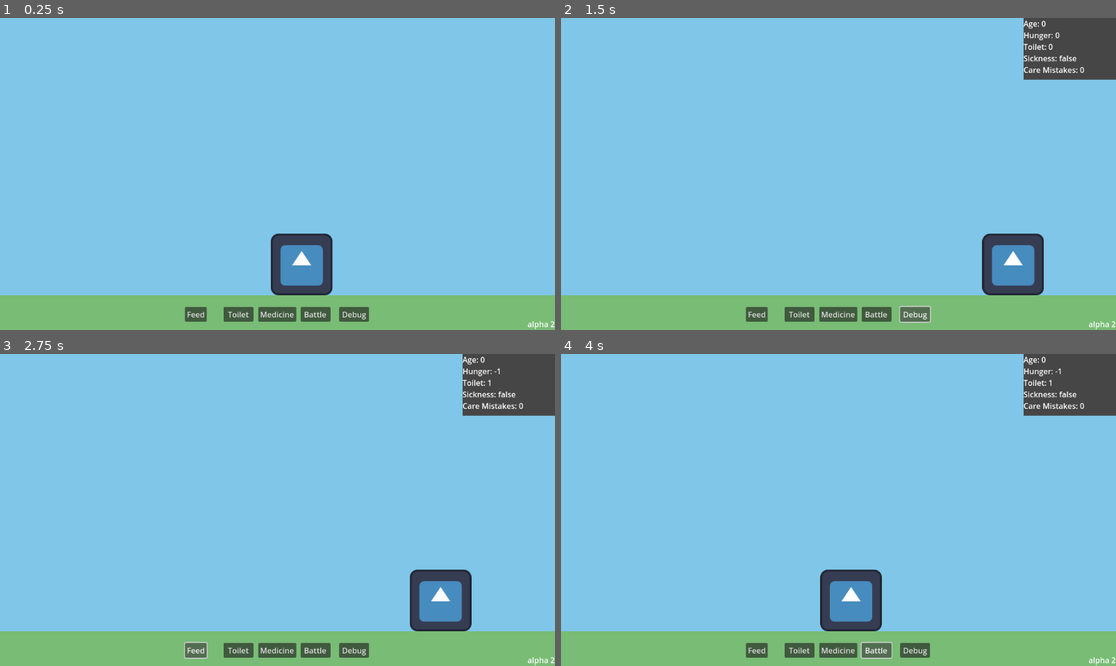
Above: before the commit, frames 1-4 (two rows, left to right).
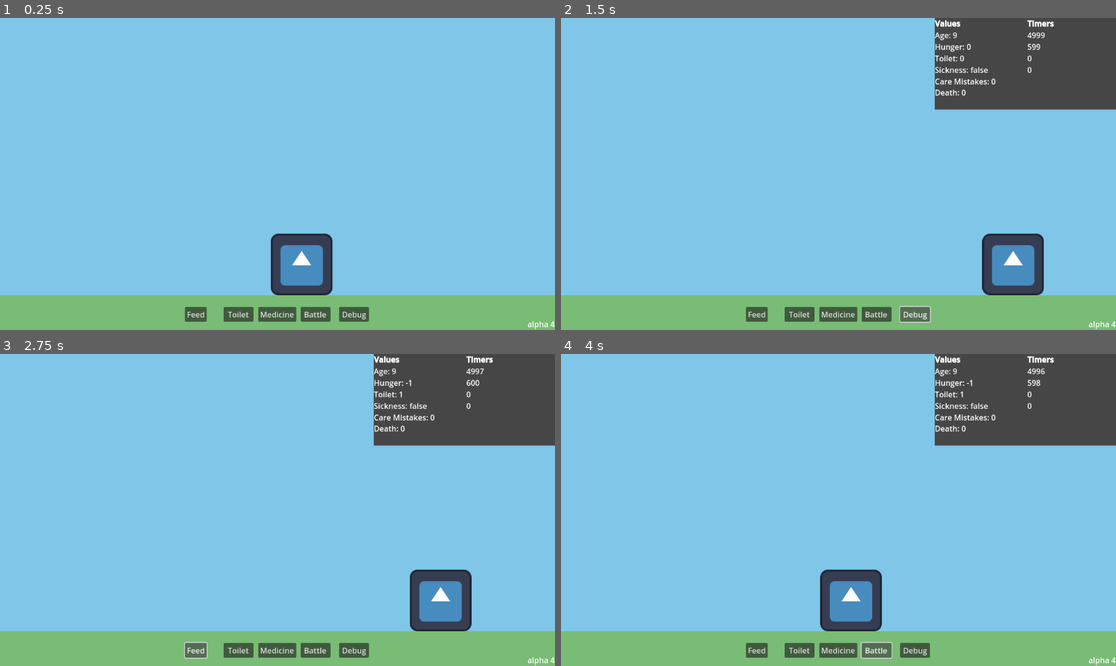
Above: after the commit, the same moments.

Repository: Adwardbear/Monster-Carer
Game: Godot game, scene res://Scenes/home.tscn
The game is run twice, just before and just after one commit, with the same random seed, the same clock (stepped at 60 frames per second) and the same inputs. The engine's default icon, where the game draws it, is replaced by a stand-in: a white triangle on a blue panel in a dark square.
Inputs:
- Up to frame 1 (0.25 s): no input
- Up to frame 2 (1.5 s): click "Toilet" at 0.5 s; click "Debug" at 1.25 s
- Up to frame 3 (2.75 s): click "Feed" at 2 s
- Up to frame 4 (4 s): click "Medicine" at 2.75 s; click "Battle" at 3.5 s

The runs differ from the first frame. In frame 1, less than 0.1% of the frame differs, in the area x 99-100%, y 97-100%; in frame 2, 6.8%, in the area x 67-100%, y 0-100%; in frame 3, 6.8%; in frame 4, 6.8%.

Commit message:
alpha 4
+death system
+added timers to debug

Diff:
--- a/Scenes/debug.tscn
+++ b/Scenes/debug.tscn
@@ -5,57 +5,152 @@
 [node name="Debug" type="Control"]
 layout_mode = 3
 anchors_preset = 0
-offset_right = 192.0
-offset_bottom = 128.0
+offset_right = 360.0
+offset_bottom = 288.0
 script = ExtResource("1_1uwqr")
 
 [node name="BG" type="ColorRect" parent="."]
 layout_mode = 1
 anchors_preset = -1
-anchor_bottom = 0.25
-offset_right = 192.0
-offset_bottom = 96.0
+offset_right = 379.0
+offset_bottom = 190.22223
 color = Color(0.27387273, 0.27387273, 0.27387273, 1)
 metadata/_edit_use_anchors_ = true
 
-[node name="Age" type="RichTextLabel" parent="."]
-layout_mode = 0
+[node name="Values" type="RichTextLabel" parent="."]
+layout_mode = 1
+anchors_preset = -1
 offset_right = 192.0
-offset_bottom = 24.0
+offset_bottom = 173.33333
+bbcode_enabled = true
+text = "[b]Values"
+metadata/_edit_use_anchors_ = true
+
+[node name="Age" type="RichTextLabel" parent="Values"]
+unique_name_in_owner = true
+layout_mode = 1
+anchors_preset = -1
+anchor_top = 0.0058555603
+anchor_bottom = 0.0058555603
+offset_top = 22.758621
+offset_right = 106.0
+offset_bottom = 46.758617
 text = "Age: 0"
 metadata/_edit_use_anchors_ = true
 
-[node name="Hunger" type="RichTextLabel" parent="."]
-layout_mode = 0
-offset_top = 24.0
-offset_right = 192.0
-offset_bottom = 48.0
+[node name="Hunger" type="RichTextLabel" parent="Values"]
+unique_name_in_owner = true
+layout_mode = 1
+anchors_preset = -1
+anchor_top = 0.0058555603
+anchor_bottom = 0.0058555603
+offset_top = 46.75862
+offset_right = 96.0
+offset_bottom = 70.75863
 text = "Hunger: 0"
 metadata/_edit_use_anchors_ = true
 
-[node name="Toilet" type="RichTextLabel" parent="."]
-layout_mode = 0
-offset_top = 48.0
-offset_right = 192.0
-offset_bottom = 72.0
+[node name="Toilet" type="RichTextLabel" parent="Values"]
+unique_name_in_owner = true
+layout_mode = 1
+anchors_preset = -1
+anchor_top = 0.0058555603
+anchor_bottom = 0.0058555603
+offset_top = 70.75862
+offset_right = 96.0
+offset_bottom = 94.75862
 text = "Toilet: 0"
 metadata/_edit_use_anchors_ = true
 
-[node name="Sick" type="RichTextLabel" parent="."]
-layout_mode = 0
-offset_top = 72.0
-offset_right = 192.0
-offset_bottom = 96.0
+[node name="Sick" type="RichTextLabel" parent="Values"]
+unique_name_in_owner = true
+layout_mode = 1
+anchors_preset = -1
+anchor_top = 0.0058555603
+anchor_bottom = 0.0058555603
+offset_top = 94.75862
+offset_right = 112.0
+offset_bottom = 118.75862
 text = "Sickness: 0"
 metadata/_edit_use_anchors_ = true
 
-[node name="CareMistakes" type="RichTextLabel" parent="."]
+[node name="CareMistakes" type="RichTextLabel" parent="Values"]
+unique_name_in_owner = true
 layout_mode = 1
 anchors_preset = -1
-anchor_top = 0.1875
-anchor_bottom = 0.1875
-offset_top = 72.0
-offset_right = 192.0
-offset_bottom = 96.0
+anchor_top = 0.011711121
+anchor_bottom = 0.011711121
+offset_top = 117.51724
+offset_right = 152.0
+offset_bottom = 141.51726
 text = "Care Mistakes: 0"
 metadata/_edit_use_anchors_ = true
+
+[node name="Death" type="RichTextLabel" parent="Values"]
+unique_name_in_owner = true
+layout_mode = 1
+anchors_preset = -1
+anchor_top = 0.01756668
+anchor_bottom = 0.01756668
+offset_top = 140.27586
+offset_right = 136.0
+offset_bottom = 164.27586
+text = "Death: 0"
+metadata/_edit_use_anchors_ = true
+
+[node name="Timers" type="RichTextLabel" parent="."]
+layout_mode = 1
+anchors_preset = -1
+anchor_left = 0.53333336
+anchor_right = 0.53333336
+offset_right = 192.0
+offset_bottom = 173.33333
+bbcode_enabled = true
+text = "[b]Timers"
+metadata/_edit_use_anchors_ = true
+
+[node name="Age" type="RichTextLabel" parent="Timers"]
+layout_mode = 1
+anchors_preset = -1
+anchor_top = 0.006206894
+anchor_bottom = 0.006206894
+offset_top = 22.758621
+offset_right = 192.0
+offset_bottom = 46.75862
+text = "Age: 0"
+metadata/_edit_use_anchors_ = true
+
+[node name="Hunger" type="RichTextLabel" parent="Timers"]
+layout_mode = 1
+anchors_preset = -1
+anchor_top = 0.006206894
+anchor_bottom = 0.006206894
+offset_top = 46.75862
+offset_right = 192.0
+offset_bottom = 70.75862
+text = "Hunger: 0"
+metadata/_edit_use_anchors_ = true
+
+[node name="Toilet" type="RichTextLabel" parent="Timers"]
+layout_mode = 1
+anchors_preset = -1
+anchor_top = 0.006206894
+anchor_bottom = 0.006206894
+offset_top = 70.75862
+offset_right = 192.0
+offset_bottom = 94.75862
+text = "Toilet: 0"
+metadata/_edit_use_anchors_ = true
+
+[node name="Sick" type="RichTextLabel" parent="Timers"]
+layout_mode = 1
+anchors_preset = -1
+anchor_top = 0.006206894
+anchor_bottom = 0.006206894
+offset_top = 94.75862
+offset_right = 192.0
+offset_bottom = 118.75862
+text = "Sickness: 0"
+metadata/_edit_use_anchors_ = true
+
+[node name="DebugTimer" type="Timer" parent="."]
--- a/Scenes/home.tscn
+++ b/Scenes/home.tscn
@@ -20,7 +20,7 @@
 offset_top = 624.0
 offset_right = 1152.0
 offset_bottom = 648.0
-text = "alpha 2"
+text = "alpha 4"
 horizontal_alignment = 2
 
 [node name="UI" parent="." instance=ExtResource("3_o1ld7")]
@@ -30,12 +30,13 @@
 offset_right = 384.0
 offset_bottom = 600.0
 
+[node name="Game Systems" parent="." instance=ExtResource("6_lxycn")]
+unique_name_in_owner = true
+position = Vector2(576, 416)
+
 [node name="Debug" parent="." instance=ExtResource("4_2ayvv")]
 unique_name_in_owner = true
 visible = false
-offset_left = 960.0
-offset_right = 960.0
-
-[node name="Game Systems" parent="." instance=ExtResource("6_lxycn")]
-unique_name_in_owner = true
-position = Vector2(576, 416)
+offset_left = 776.0
+offset_right = 1136.0
+offset_bottom = 190.0
--- a/Scripts/debug.gd
+++ b/Scripts/debug.gd
@@ -1,13 +1,22 @@
 extends Control
+
+var isDebug: bool = false
 
 func _ready() -> void:
 	print("Debug loading...")
+	$DebugTimer.start()
 	%"Game Systems".uiUpdate.connect(_update)
+	$DebugTimer.connect("timeout", _update)
 	print("Debug loaded.")
 
 func _update():
-	$Age.text = "Age: " + str(%"Game Systems".age)
-	$Hunger.text = "Hunger: " + str(%"Game Systems".hunger)
-	$Toilet.text = "Toilet: " + str(%"Game Systems".toilet)
-	$Sick.text = "Sickness: " + str(%"Game Systems".isSick)
-	$CareMistakes.text = "Care Mistakes: " + str(%"Game Systems".careMistakes)
+	%Age.text = "Age: " + str(%"Game Systems".age)
+	%Hunger.text = "Hunger: " + str(%"Game Systems".hunger)
+	%Toilet.text = "Toilet: " + str(%"Game Systems".toilet)
+	%Sick.text = "Sickness: " + str(%"Game Systems".isSick)
+	%CareMistakes.text = "Care Mistakes: " + str(%"Game Systems".careMistakes)
+
+	$Timers/Age.text = str(int(%"Game Systems"/AgeTimer.time_left))
+	$Timers/Hunger.text = str(int(%"Game Systems"/HungerTimer.time_left))
+	$Timers/Toilet.text = str(int(%"Game Systems"/ToiletTimer.time_left))
+	$Timers/Sick.text = str(int(%"Game Systems"/SickTimer.time_left))
--- a/Scripts/game_systems.gd
+++ b/Scripts/game_systems.gd
@@ -1,10 +1,11 @@
 extends Node2D
 
-var age: int = 0
+var age: int = 9
 var hunger: int = 0 #3 max
 var toilet: int = 0 #5 triggers toilet
 var isSick: bool = false
 var careMistakes: int = 0
+var deathAwaits: float = 0.0
 
 signal uiUpdate
 signal hungerAlert
@@ -70,6 +71,7 @@
 func _age_timeout():
 	age += 1
 	uiUpdate.emit()
+	_death_check()
 	#code for growing up or emit to monster
 
 func _poo():
@@ -94,3 +96,24 @@
 	careMistakes += 5
 	%SickTimer.start()
 	uiUpdate.emit()
+
+func _death_check():
+	if age < 10 && careMistakes == 0:
+		return
+
+	var rand
+	if age < 15:
+		rand = randf_range(0.1, 1.0)
+	elif age < 20:
+		rand = randf_range(1.1, 2.0)
+	elif age < 25:
+		rand = randf_range(2.1, 3.0)
+	else:
+		rand = randf_range(3.1, 4.0)
+
+	deathAwaits = deathAwaits + rand
+
+	var deathCheck = deathAwaits + careMistakes
+
+	if deathCheck >= 100:
+		age = 0 #replace with death event
--- a/Scripts/ui.gd
+++ b/Scripts/ui.gd
@@ -26,5 +26,7 @@
 func _debug_pressed():
 	if %Debug.visible == false:
 		%Debug.visible = true
+		%Debug.isDebug = true
 	else:
 		%Debug.visible = false
+		%Debug.isDebug = false
